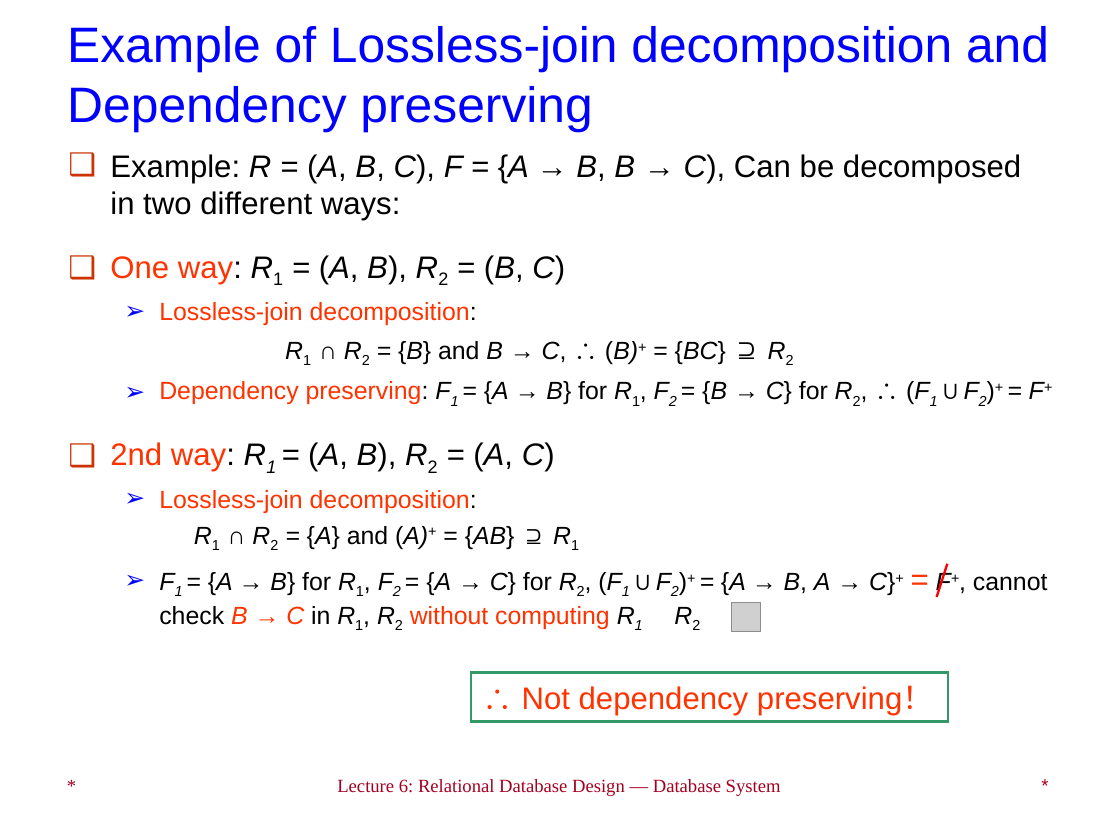
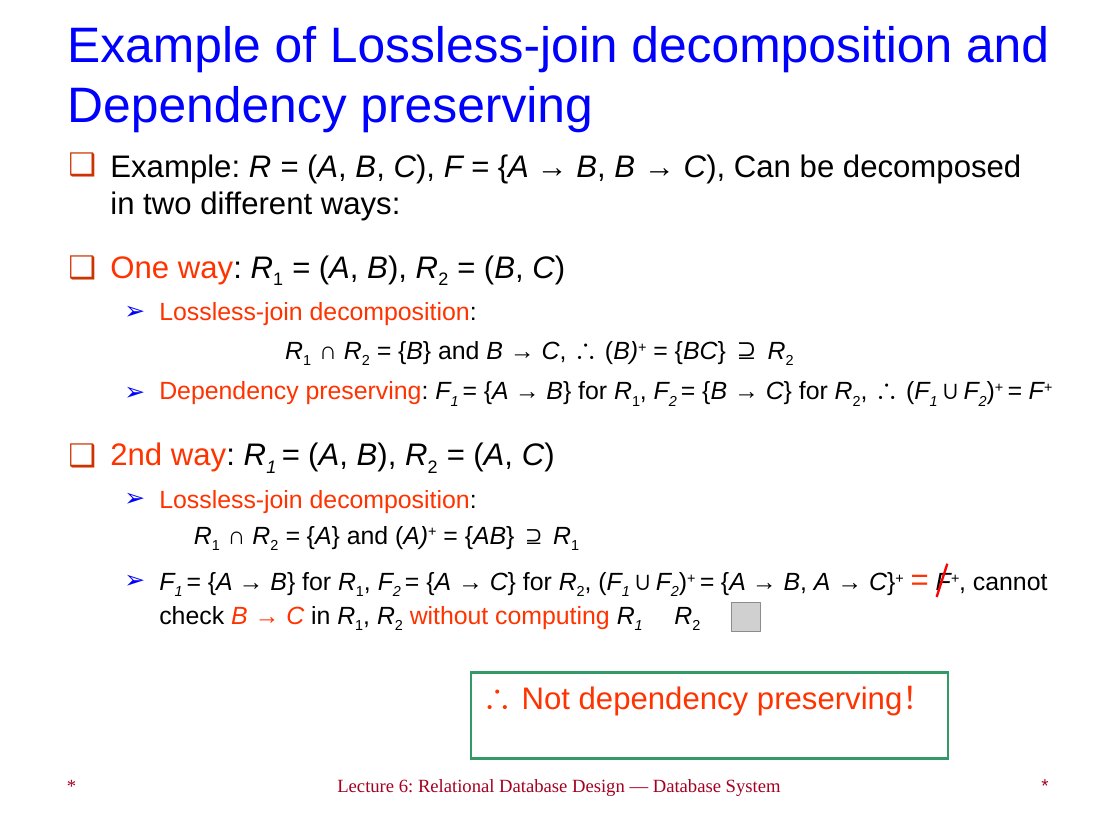
Before and after one commit to LukeLIN-web/DataBase-System-learning, a slide deck: slide 44 of PPT/Lec 6_Relational Database Design.ppt. Drawn at 1120x840 pixels with LibreOffice and Linux fonts; fonts in the diff are those of the drawing; grey boxes stand for pictures. Boxes give left, top, right and bottom in pixels: in the first picture for what was removed or moved away, otherwise in the second. Text is boxed around its words. In the diff, an @@ line names an element or a change of style, - is before the commit and + after.

```diff
--- a/PPT/Lec 6_Relational Database Design.ppt
+++ b/PPT/Lec 6_Relational Database Design.ppt
@@ rectangle "∴ Not dependency preserving！": place and size @@
-rectangle "∴ Not dependency preserving！" at (470, 673, 948, 722)
+rectangle "∴ Not dependency preserving！" at (470, 673, 948, 759)
```
Also in this commit, not shown: 4 other slides changed, 38 other files.
